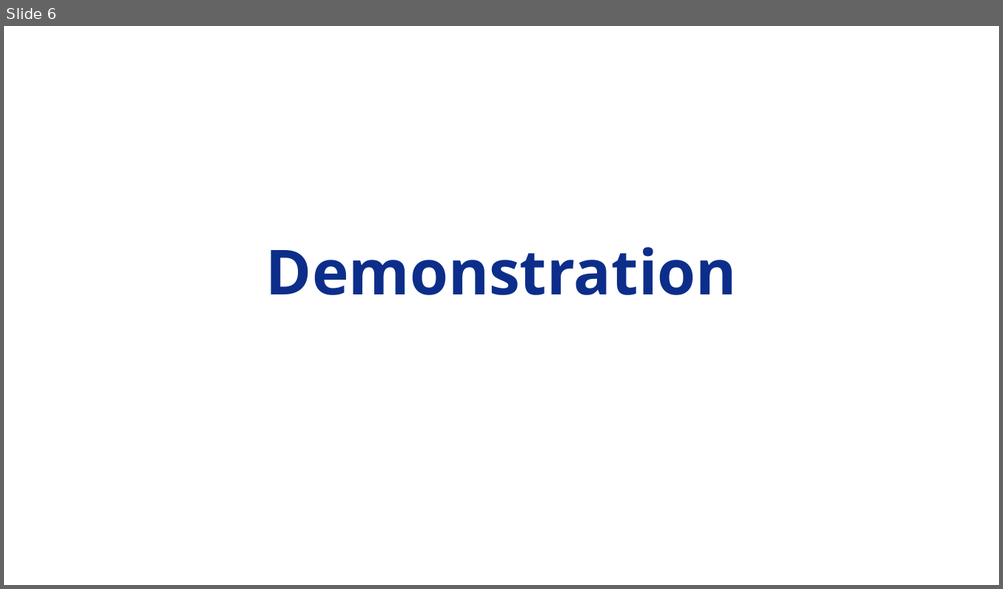
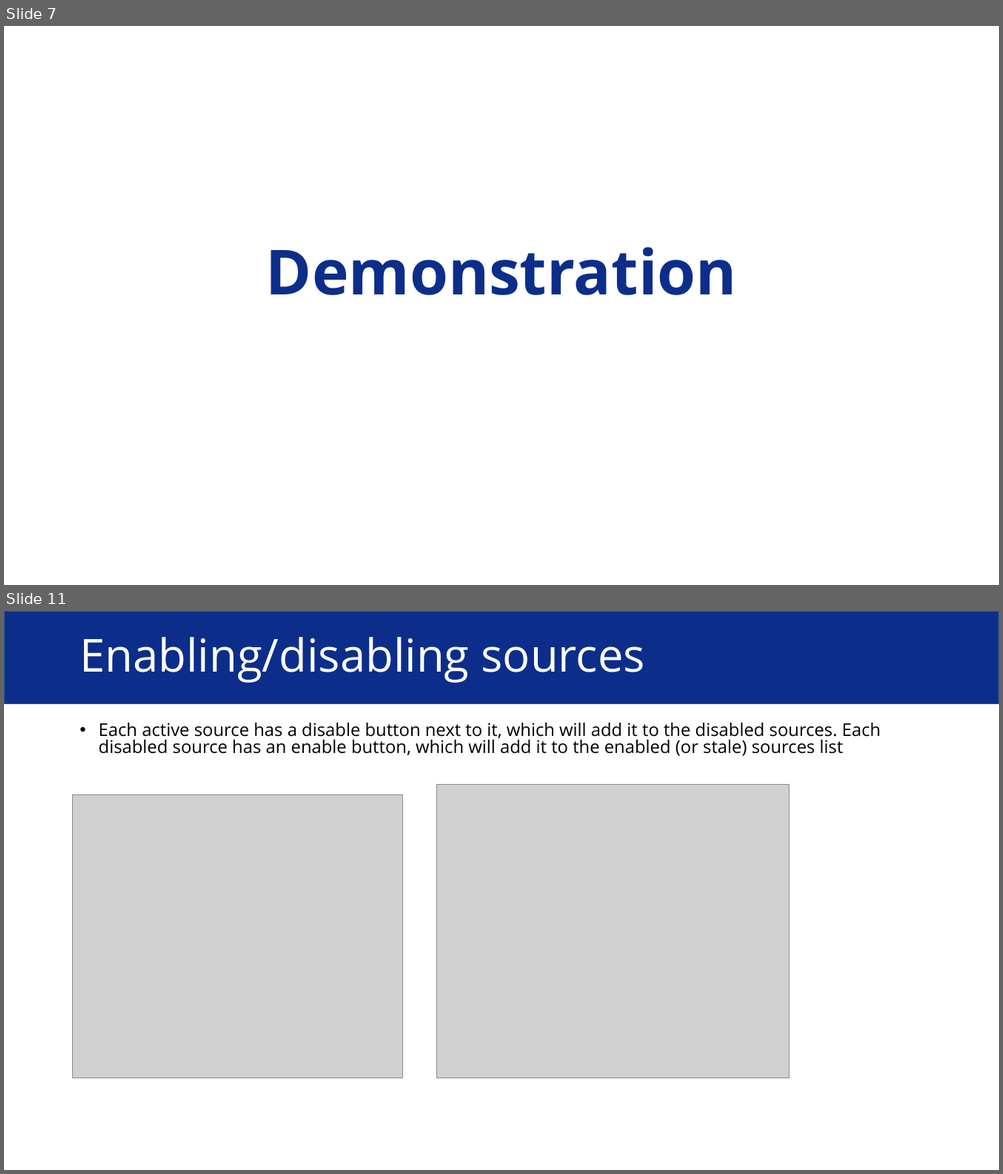
Before and after one commit to Adamanatite/nlp-global-news-monitor, a slide deck: research/Usability Testing Presentation.pptx. Shown one above the other, each under a label of ours: slide 6 before the commit, slides 7 and 11 after it; the slides between them are not shown. The pictures are 1003x589 and 1003x1174 pixels, drawn with LibreOffice and Linux fonts; fonts in the diff are those of the drawing; grey boxes stand for pictures. Boxes give left, top, right and bottom in pixels: in the first picture for what was removed or moved away, otherwise in the second. Text is boxed around its words. In the diff, an @@ line names an element or a change of style, - is before the commit and + after.

```diff
--- a/research/Usability Testing Presentation.pptx
+++ b/research/Usability Testing Presentation.pptx
@@ slide 11 added at (4, 611, 999, 1170), background #FFFFFF @@
@@ rectangle added at (4, 611, 999, 704), fill #0C2E8A, outline #325491 1 pt @@
@@ title added at (79, 637, 646, 683), 44 pt, text #FFFFFF @@
+Enabling/disabling sources
@@ text added at (99, 723, 880, 756), 17 pt, text #000000 @@
+• Each active source has a disable button next to it, which will add it to the disabled sources. Each disabled source has an enable button, which will add it to the enabled (or stale) sources list
@@ picture added at (437, 785, 790, 1079) @@
@@ picture added at (73, 795, 403, 1079) @@
@@ what was slide 6 is now slide 7 @@
```
Also in this commit, not shown: 2 slides changed, 7 other slides added, 1 slide removed, 1 other file.
